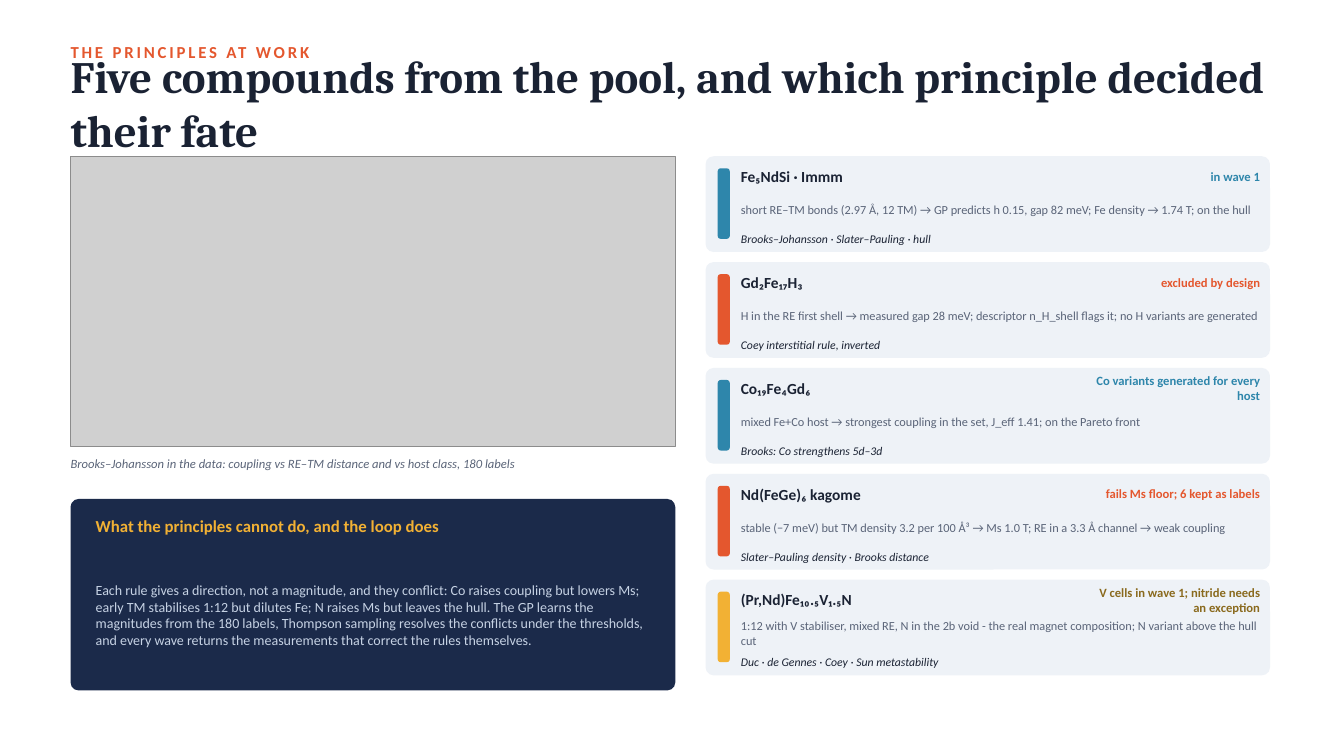
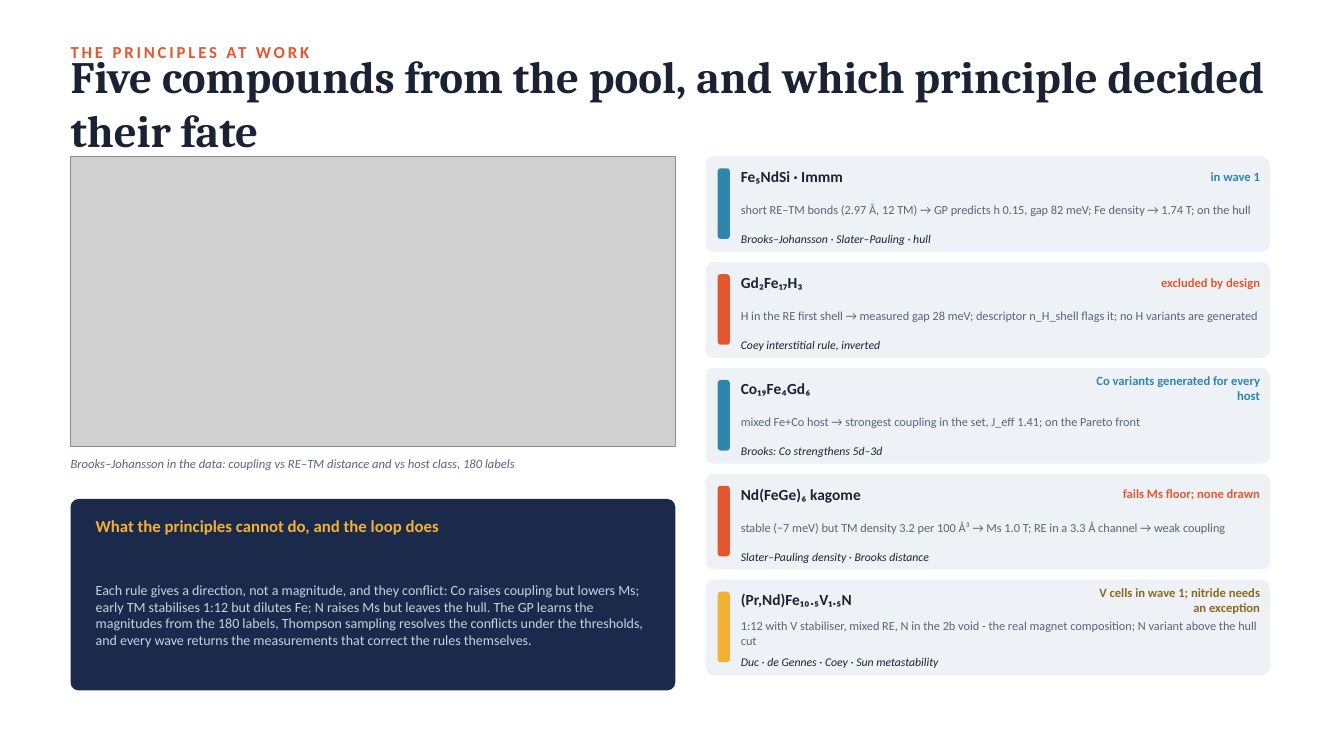
Before and after one commit to PGaneshIyer/NEEL, a slide deck: slide 25 of MAGNITO_Fe-HREE_screening.pptx. Drawn at 1344x756 pixels with LibreOffice and Linux fonts; fonts in the diff are those of the drawing; grey boxes stand for pictures. Boxes give left, top, right and bottom in pixels: in the first picture for what was removed or moved away, otherwise in the second. Text is boxed around its words. In the diff, an @@ line names an element or a change of style, - is before the commit and + after.

Commit message:
Deck: kagome example wording

```diff
--- a/MAGNITO_Fe-HREE_screening.pptx
+++ b/MAGNITO_Fe-HREE_screening.pptx
@@ text at [1123,489,1260,500]: text changed @@
-fails Ms floor; 6 kept as labels
+fails Ms floor; none drawn
```
Also in this commit, not shown: 1 other file.
